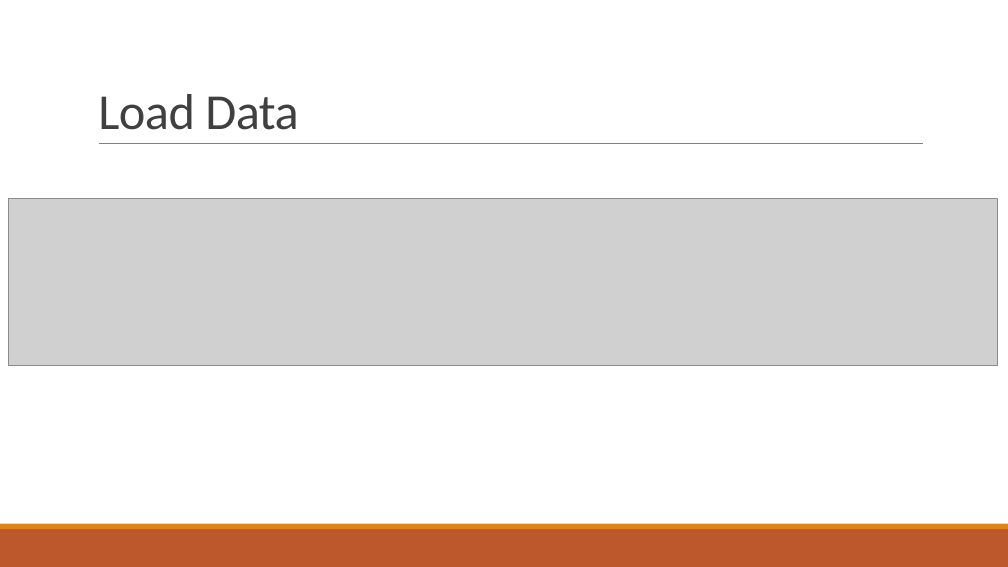
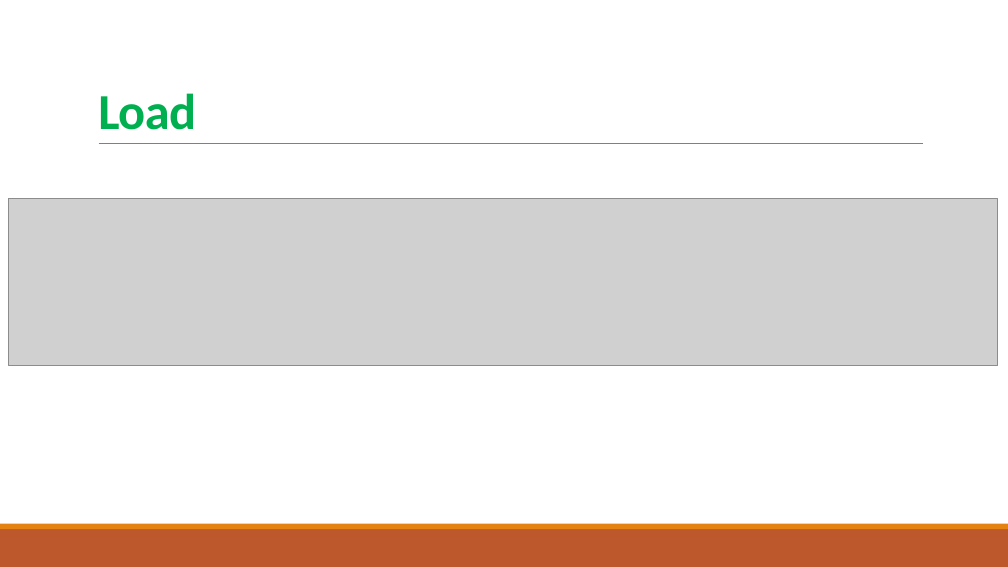
Before and after one commit to praveenraghuvanshi1512/AIML, a slide deck: slide 22 of Meetup_DotNet_10_Aug_2019/ML_Net_Praveen_Raghuvanshi_10_Aug_2019.pptx. Drawn at 1008x567 pixels with LibreOffice and Linux fonts; fonts in the diff are those of the drawing; grey boxes stand for pictures. Boxes give left, top, right and bottom in pixels: in the first picture for what was removed or moved away, otherwise in the second. Text is boxed around its words. In the diff, an @@ line names an element or a change of style, - is before the commit and + after.

```diff
--- a/Meetup_DotNet_10_Aug_2019/ML_Net_Praveen_Raghuvanshi_10_Aug_2019.pptx
+++ b/Meetup_DotNet_10_Aug_2019/ML_Net_Praveen_Raghuvanshi_10_Aug_2019.pptx
@@ title at (x1=98, y1=93, x2=196, y2=130): text changed; text colour #404040 to #00B050; bold on @@
-Load Data
+Load
```
Also in this commit, not shown: 4 other slides changed, 3 slides added, 2 slides removed.
